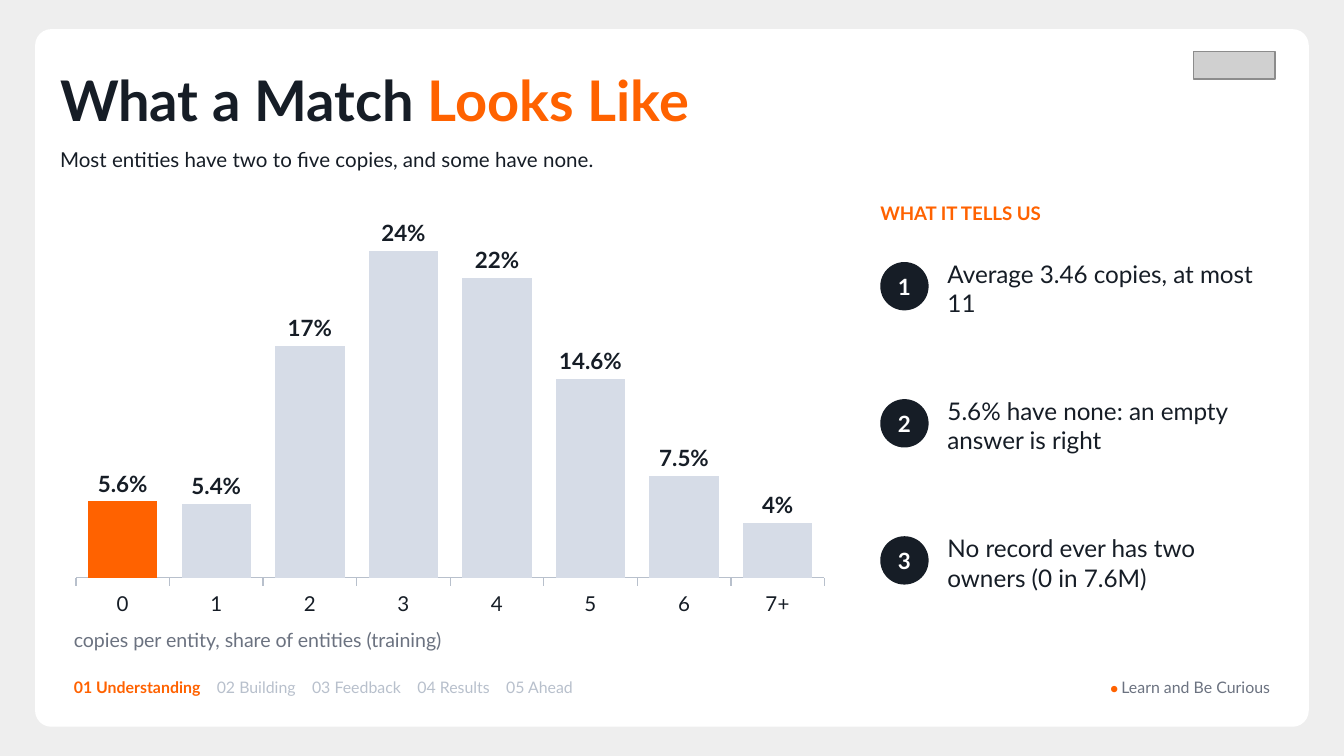
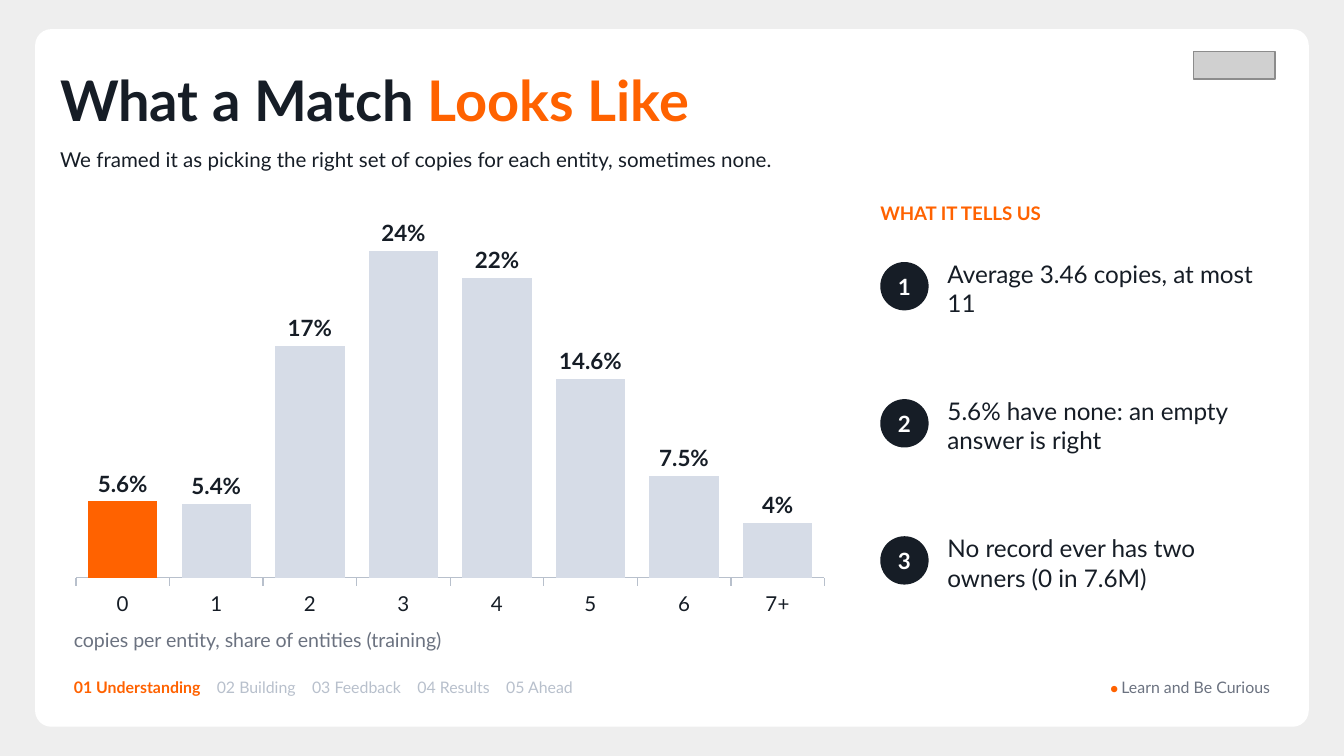
Before and after one commit to AmeyaBorkar/Grenuke, a slide deck: slide 4 of finale/Grenuke_Finale_Deck.pptx. Drawn at 1344x756 pixels with LibreOffice and Linux fonts; fonts in the diff are those of the drawing; grey boxes stand for pictures. Boxes give left, top, right and bottom in pixels: in the first picture for what was removed or moved away, otherwise in the second. Text is boxed around its words. In the diff, an @@ line names an element or a change of style, - is before the commit and + after.

```diff
--- a/finale/Grenuke_Finale_Deck.pptx
+++ b/finale/Grenuke_Finale_Deck.pptx
@@ text at <box>60,79,771,171</box>: text changed @@
-What a Match Looks Like
-Most entities have two to five copies, and some have none.
+What a Match Looks Like
+We framed it as picking the right set of copies for each entity, sometimes none.
```
Also in this commit, not shown: 4 other slides changed, 3 slides added, 2 other files.
